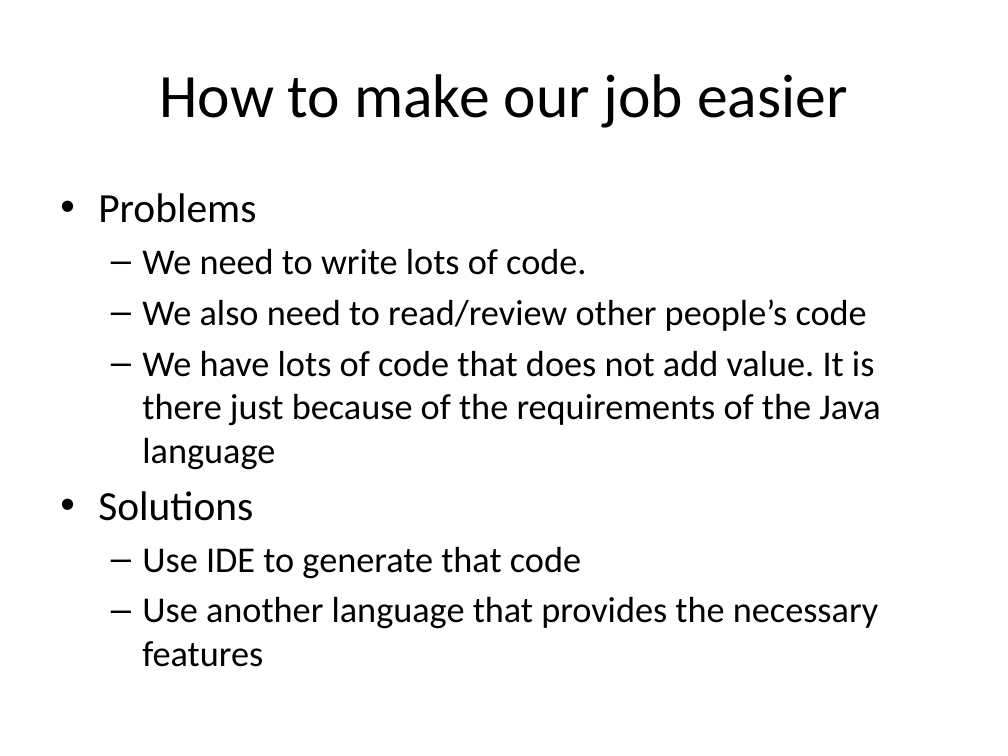
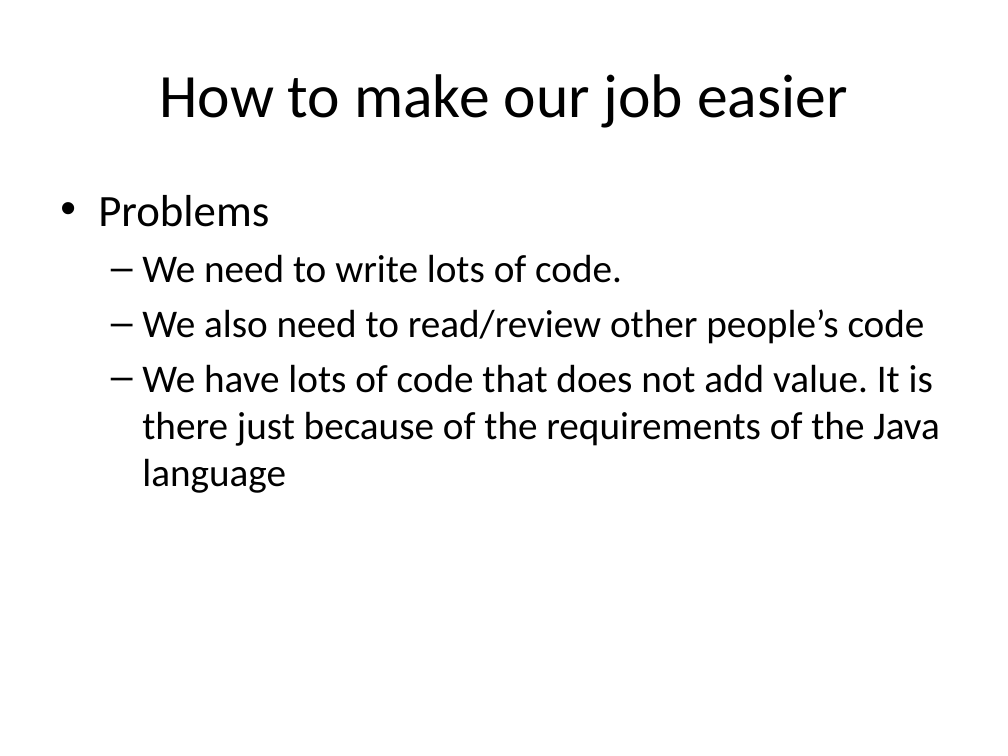
Before and after one commit to doychin/java2days, a slide deck: slide 3 of Making our day job easy.pptx. Drawn at 1008x756 pixels with LibreOffice and Linux fonts; fonts in the diff are those of the drawing; background and template pictures are left out. Boxes give left, top, right and bottom in pixels: in the first picture for what was removed or moved away, otherwise in the second. Text is boxed around its words. In the diff, an @@ line names an element or a change of style, - is before the commit and + after.

```diff
--- a/Making our day job easy.pptx
+++ b/Making our day job easy.pptx
@@ text "Problems" at (98,195,939,493): size 29.6 to 32 pt in "Problems"; size 25.9 to 28 pt @@
@@ text at (98,491,878,667): paragraphs removed @@
-• Solutions
-  – Use IDE to generate that code
-  – Use another language that provides the necessary features
```
Also in this commit, not shown: 5 other slides changed, 4 slides added, 3 other files.
